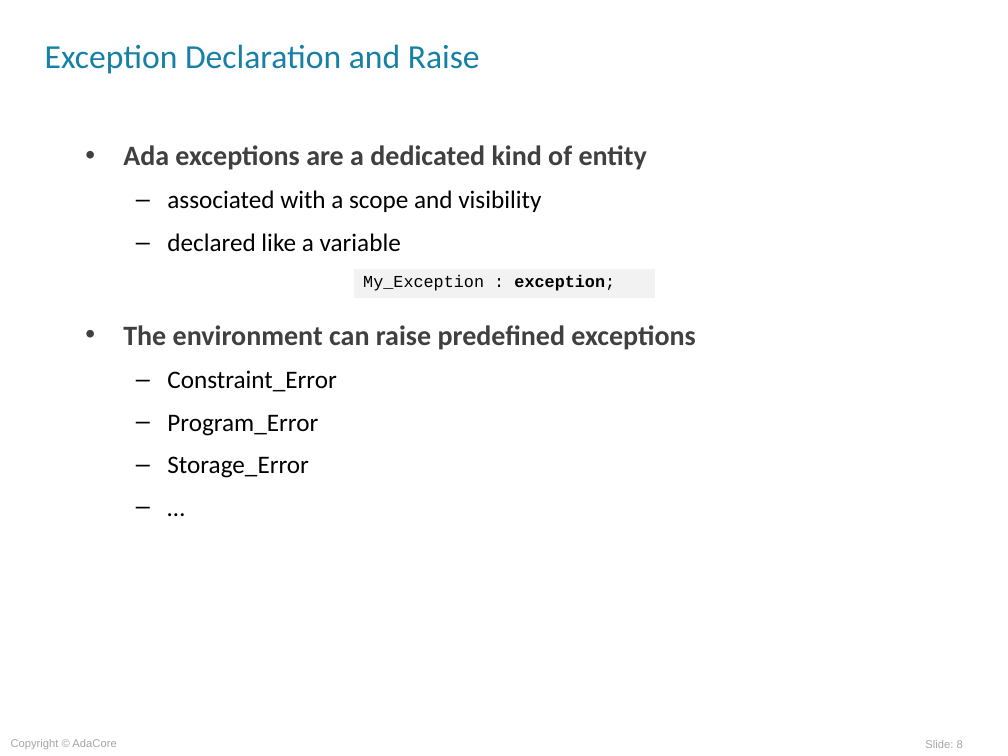
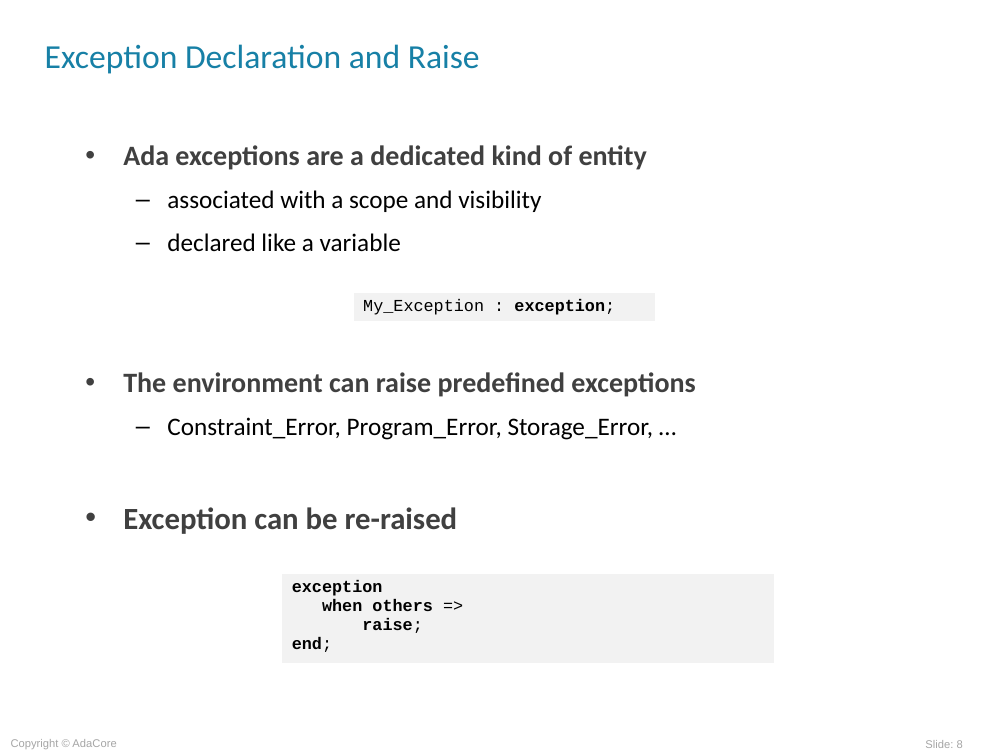
Before and after one commit to AdaCoreU/Courses, a slide deck: slide 8 of lectures/03_Programming_in_the_Large/01_Exceptions/Exceptions.ppt. Drawn at 1008x756 pixels with LibreOffice and Linux fonts; fonts in the diff are those of the drawing; background and template pictures are left out. Boxes give left, top, right and bottom in pixels: in the first picture for what was removed or moved away, otherwise in the second. Text is boxed around its words. In the diff, an @@ line names an element or a change of style, - is before the commit and + after.

Commit message:
further progress in the exception lesson

```diff
--- a/lectures/03_Programming_in_the_Large/01_Exceptions/Exceptions.ppt
+++ b/lectures/03_Programming_in_the_Large/01_Exceptions/Exceptions.ppt
@@ table: place and size @@
-table at [353,268,654,298]
+table at [353,292,654,323]
@@ text at [123,417,654,534]: text changed @@
-  – Constraint_Error
-  – Program_Error
-  – Storage_Error
-  – …
+  – Constraint_Error, Program_Error, Storage_Error, …
+• Exception can be re-raised
@@ table added at [282,574,774,664], 1 rows, 1 columns @@
+exception / when others => / raise; / end;
```
Also in this commit, not shown: 5 other slides changed, 7 slides added, 11 slides removed.
